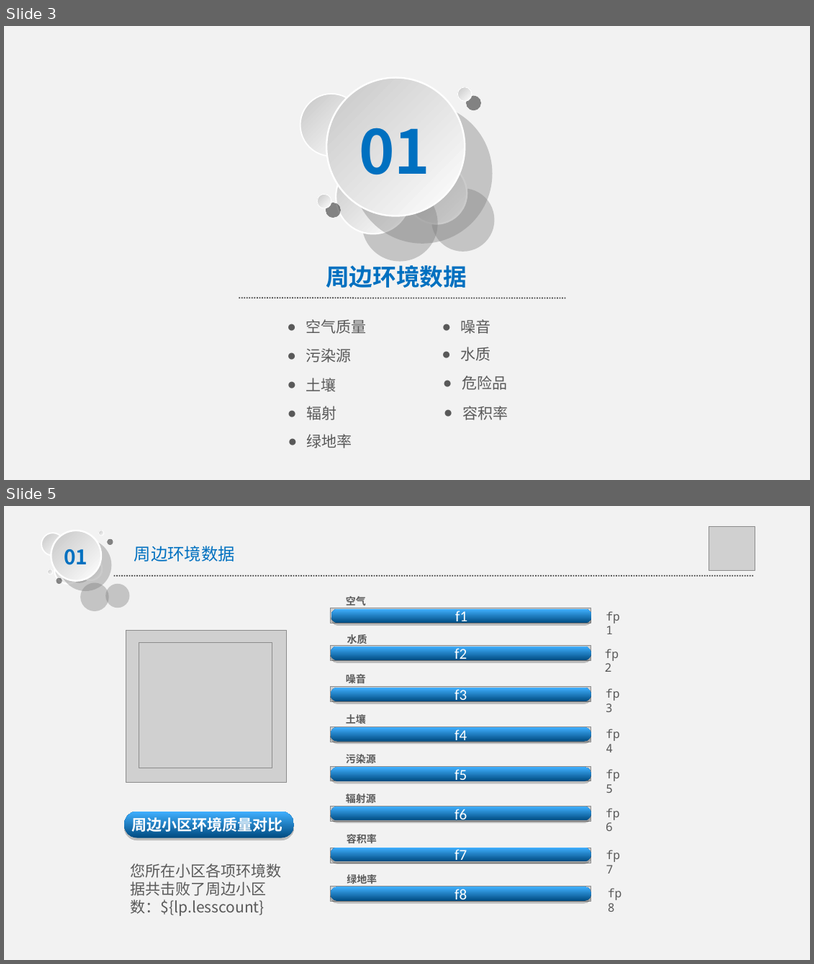
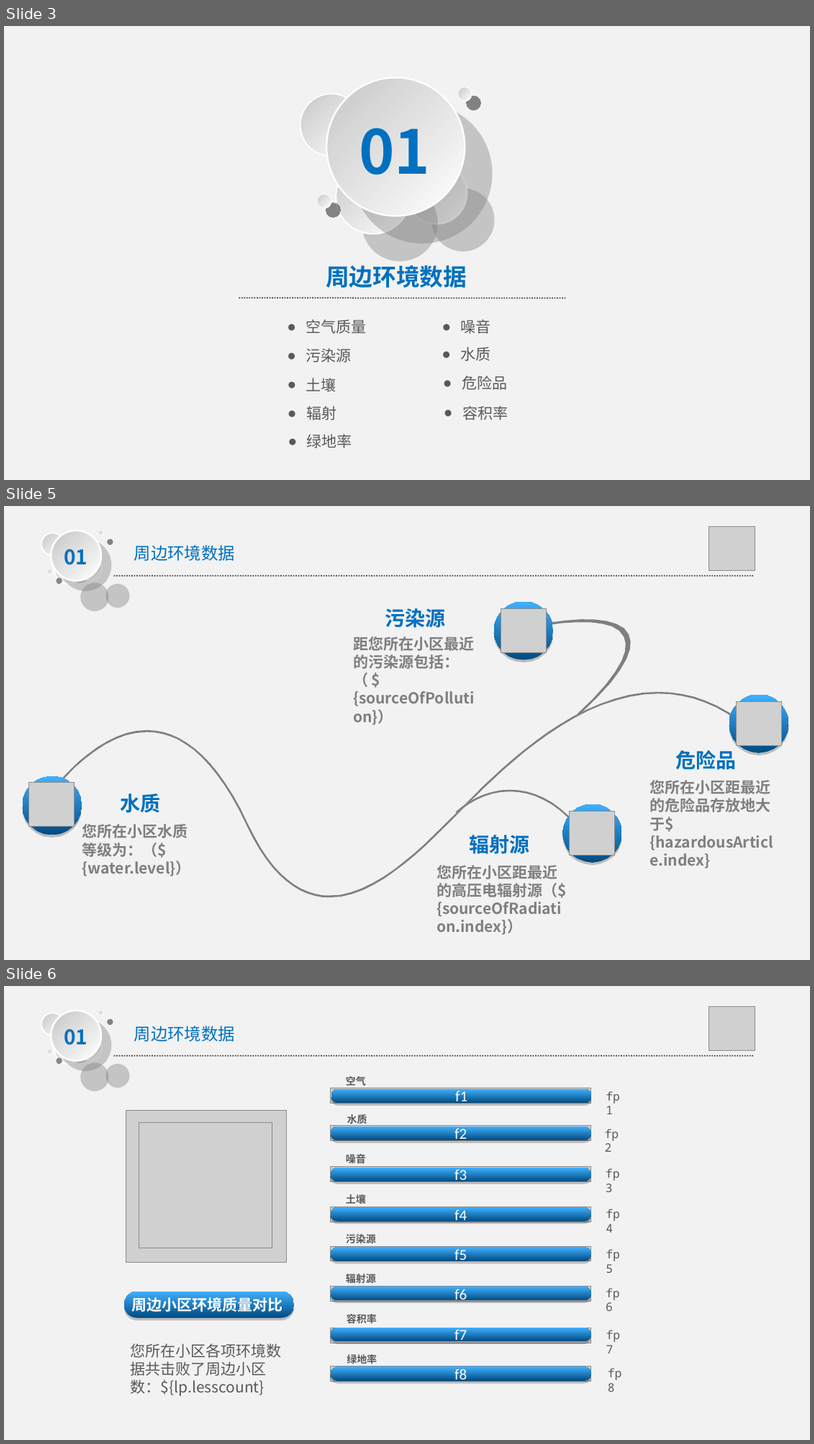
Before and after one commit to PowerYangcl/ddhj, a slide deck: src/main/resource/template/report.ppt. Shown one above the other, each under a label of ours: slides 3 and 5 before the commit, slides 3, 5 and 6 after it; the slides between them are not shown. The pictures are 814x964 and 814x1444 pixels, drawn with LibreOffice and Linux fonts; fonts in the diff are those of the drawing; grey boxes stand for pictures. Boxes give left, top, right and bottom in pixels: in the first picture for what was removed or moved away, otherwise in the second. Text is boxed around its words. In the diff, an @@ line names an element or a change of style, - is before the commit and + after.

```diff
--- a/src/main/resource/template/report.ppt
+++ b/src/main/resource/template/report.ppt
@@ slide 5 added at [4, 506, 810, 960], background #F2F2F2 @@
@@ picture added at [709, 527, 755, 571] @@
@@ text added at [134, 545, 235, 561], 20 pt, text #0070C0 @@
+周边环境数据
@@ group added at [41, 530, 104, 584]: 6 ellipses, 1 text @@
+01
@@ line added from (114, 576) to (754, 576), #3F3F3F 1.5 pt dashed @@
@@ text added at [386, 608, 446, 628], 24 pt, text #0070C0, bold @@
+污染源
@@ freeform shape added at [494, 602, 553, 659], fill gradient #004B81 to #40B0FF @@
@@ picture added at [501, 608, 547, 652] @@
@@ freeform shape added at [534, 593, 651, 716], fill #7F7F7F @@
@@ text added at [353, 636, 474, 669], 18 pt, text #7F7F7F, bold @@
+距您所在小区最近的污染源包括：（ ${sourceOfPollution}）
@@ freeform shape added at [45, 692, 752, 896], fill #7F7F7F @@
@@ freeform shape added at [729, 694, 789, 753], fill gradient #004B81 to #40B0FF @@
@@ picture added at [736, 701, 782, 745] @@
@@ text added at [676, 750, 737, 770], 24 pt, text #0070C0, bold @@
+危险品
@@ freeform shape added at [23, 776, 81, 835], fill gradient #004B81 to #40B0FF @@
@@ picture added at [28, 782, 75, 826] @@
@@ text added at [651, 780, 772, 868], 18 pt, text #7F7F7F, bold @@
+您所在小区距最近的危险品存放地大于${hazardousArticle.index}
@@ text added at [121, 793, 161, 813], 24 pt, text #0070C0, bold @@
+水质
@@ freeform shape added at [455, 790, 568, 817], fill #7F7F7F @@
@@ freeform shape added at [563, 804, 622, 862], fill gradient #004B81 to #40B0FF @@
@@ text added at [82, 824, 191, 876], 18 pt, text #7F7F7F, bold @@
+您所在小区水质等级为：（${water.level}）
@@ picture added at [569, 811, 615, 854] @@
@@ text added at [469, 834, 530, 854], 24 pt, text #0070C0, bold @@
+辐射源
@@ text added at [437, 865, 566, 934], 18 pt, text #7F7F7F, bold @@
+您所在小区距最近的高压电辐射源（${sourceOfRadiation.index}）
@@ what was slide 5 is now slide 6 @@
```
Also in this commit, not shown: 12 slides changed, 1 other slide added, 1 slide removed, 2 other files.
